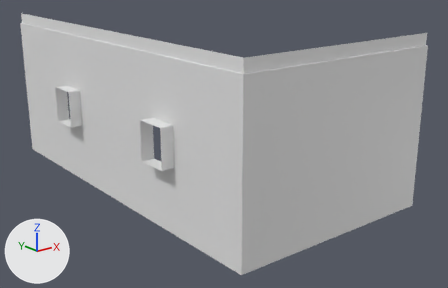
Before and after pictures for a commit that changed the FBX model Assets/Scenes/Josserand/FBX/mur_salle_a_manger.fbx.
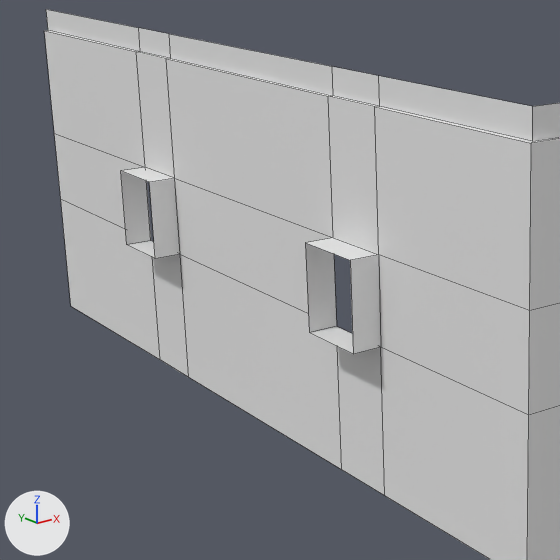
Old and new are each drawn whole from a camera (50 mm lens) standing at (-9.19, -12.7, 5.89) and looking at (0.61, -0.46, 1.0) and again close up on the part from 0% to 57% of the width and 3% to 92% of the height. The axes (+X, +Y, +Z) are drawn at lower left. The lights are the same throughout. The close-ups show mesh edges as thin lines. Where no turn or scale is listed for an object, it has been applied to the vertices.

The first close-up shows 'mur_salle_a_manger'.
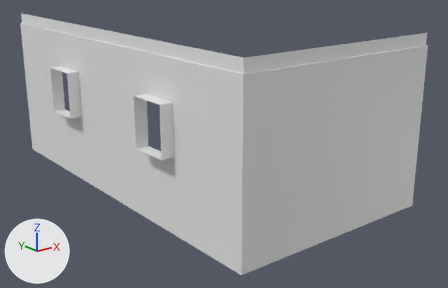
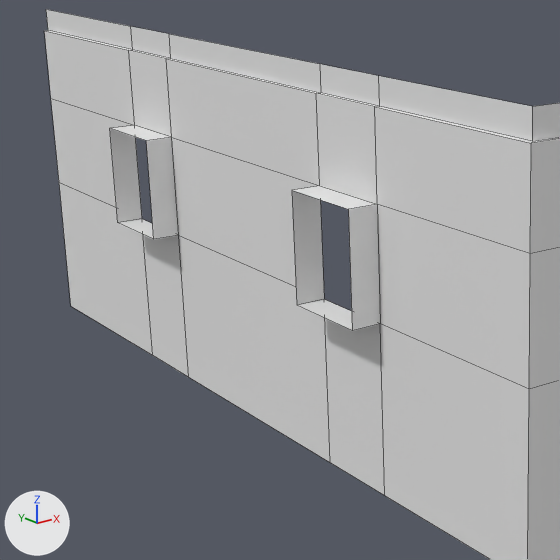
Where the change shows, as pixel boxes (x1, y1, x2, y2) in the close-ups (560 x 560 px; the box of a moved part takes in the faces that stretch with it):
part 1 of me_mesh, moved or reshaped
    before: (381, 347, 529, 560)
    after: (380, 324, 529, 560)
part 2 of me_mesh, moved or reshaped
    before: (528, 406, 560, 560)
    after: (528, 380, 560, 560)
part 3 of me_mesh, moved or reshaped
    before: (350, 107, 531, 415)
    after: (348, 107, 531, 389)
part 4 of me_mesh, moved or reshaped
    before: (149, 178, 180, 259)
    after: (146, 137, 179, 239)
part 5 of me_mesh, moved or reshaped
    before: (45, 31, 145, 228)
    after: (45, 31, 135, 207)
part 6 of me_mesh, moved or reshaped
    before: (529, 139, 560, 415)
    after: (529, 139, 560, 389)
part 7 of me_mesh, moved or reshaped
    both: (169, 34, 379, 107)
part 8 of me_mesh, moved or reshaped
    both: (46, 9, 170, 59)
part 9 of me_mesh, moved or reshaped
    before: (180, 254, 385, 496)
    after: (179, 235, 385, 496)
part 10 of me_mesh, moved or reshaped
    before: (61, 199, 189, 377)
    after: (59, 183, 189, 377)
part 11 of me_mesh, moved or reshaped
    before: (310, 326, 353, 354)
    after: (297, 299, 352, 330)
part 12 of me_mesh, moved or reshaped
    before: (128, 241, 155, 258)
    after: (119, 219, 154, 239)
part 13 of me_mesh, moved or reshaped
    before: (166, 59, 379, 333)
    after: (166, 59, 377, 305)
part 14 of me_mesh, moved or reshaped
    before: (121, 52, 175, 245)
    after: (110, 50, 172, 223)

The edits, one by one:
me_mesh has 50 vertices, 36 faces and spans x -2.68..3.04, y -4.7..5.32, z 0.0..4.13.
me_mesh is used by ob_mur_salle_a_manger; location (0.0, 0.0, 0.0).
me_mesh part 1: all 3 vertices in x -2.68..-2.36, y -4.7..-2.52, z 1.56 are moved by (0.0, 0.0, 0.23).
me_mesh part 2: the 1 vertex in x 3.04, y -4.7, z 1.56 is moved by (0.0, 0.0, 0.23).
me_mesh part 3: all 3 vertices in x -2.68..-2.36, y -4.7..-2.52, z 2.47 are moved by (0.0, 0.0, 0.48).
me_mesh part 4: all 2 vertices in x -2.68..-2.36, y 1.69, z 2.47 are moved by (0.0, 0.0, 0.48).
me_mesh part 5: the 1 vertex in x -2.36, y 5.32, z 2.47 is moved by (0.0, 0.0, 0.48).
me_mesh part 6: the 1 vertex in x 3.04, y -4.7, z 2.47 is moved by (0.0, 0.0, 0.48).
me_mesh part 7: all 3 vertices in x -2.36..-2.31, y -1.74, z 3.85..4.13 are moved by (0.0, 0.21, 0.0).
me_mesh part 8: all 3 vertices in x -2.36..-2.31, y 2.47, z 3.85..4.13 are moved by (0.0, 0.21, 0.0).
me_mesh part 9: the 1 vertex in x -2.36, y -1.74, z 0.0 is moved by (0.0, 0.21, 0.0).
me_mesh part 10: the 1 vertex in x -2.36, y 2.47, z 0.0 is moved by (0.0, 0.21, 0.0).
me_mesh part 11: all 2 vertices in x -2.68..-2.36, y -1.74, z 1.56 are moved by (0.0, 0.21, 0.23).
me_mesh part 12: all 2 vertices in x -2.68..-2.36, y 2.47, z 1.56 are moved by (0.0, 0.21, 0.23).
me_mesh part 13: all 2 vertices in x -2.68..-2.36, y -1.74, z 2.47 are moved by (0.0, 0.21, 0.48).
me_mesh part 14: all 2 vertices in x -2.68..-2.36, y 2.47, z 2.47 are moved by (0.0, 0.21, 0.48).
